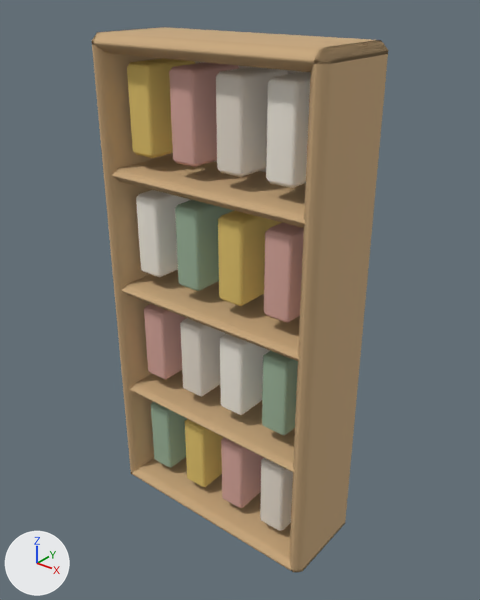
What one commit did to the glTF model iteam/miniprogram/package3d/assets/furniture/shelf.glb.
The view is the same before and after, from a 50 mm camera at (1.362, -1.652, 1.958) aimed at (0.018, 0.027, 0.917). Lighting does not change. The marker at lower left points along +X, +Y and +Z. The older version comes first. Where no turn or scale is listed for an object, it has been applied to the vertices.

The scene before the commit, as lines of its bpy script (objects in view):
```python
ob_book_0_0 = bpy.data.objects.new('book_0_0', me_立方体_036)
ob_book_0_0.location = (-0.3, 0.01, 0.24)
ob_book_0_1 = bpy.data.objects.new('book_0_1', me_立方体_037)
ob_book_0_1.location = (-0.11, 0.01, 0.24)
ob_book_0_2 = bpy.data.objects.new('book_0_2', me_立方体_038)
ob_book_0_2.location = (0.08, 0.01, 0.24)
ob_book_1_0 = bpy.data.objects.new('book_1_0', me_立方体_040)
ob_book_1_0.location = (-0.3, 0.01, 0.68)
ob_book_1_3 = bpy.data.objects.new('book_1_3', me_立方体_043)
ob_book_1_3.location = (0.27, 0.01, 0.68)
ob_book_2_1 = bpy.data.objects.new('book_2_1', me_立方体_045)
ob_book_2_1.location = (-0.11, 0.01, 1.12)
ob_book_2_2 = bpy.data.objects.new('book_2_2', me_立方体_046)
ob_book_2_2.location = (0.08, 0.01, 1.12)
ob_book_2_3 = bpy.data.objects.new('book_2_3', me_立方体_047)
ob_book_2_3.location = (0.27, 0.01, 1.12)
ob_book_3_3 = bpy.data.objects.new('book_3_3', me_立方体_051)
ob_book_3_3.location = (0.27, 0.01, 1.56)
# also in view: 'book_0_3' at (0.27, 0.01, 0.24); 'book_1_1' at (-0.11, 0.01, 0.68); 'book_1_2' at (0.08, 0.01, 0.68); 'top' at (0.0, 0.0, 1.77); 'book_3_1' at (-0.11, 0.01, 1.56)
```
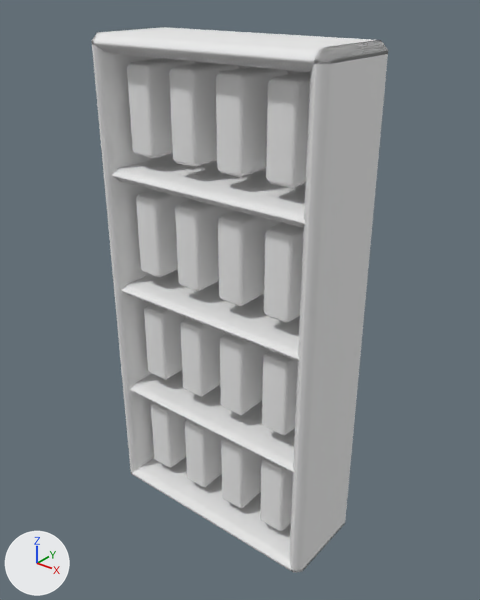
The change, as a list of edits to the scene's bpy script:
```text
Change me_立方体_036:
    where me_立方体_036.from_pydata(...)  # 24 vertices, 44 faces; spans x -0.055..0.055, y -0.12..0.12, z -0.15..0.15
    remove me_立方体_036.materials.append(mat_m_green)  # grey #9cb49a
    add me_立方体_036.materials.append(mat_whiteclay)  # white #eaeaea
Change me_立方体_037:
    where me_立方体_037.from_pydata(...)  # 24 vertices, 44 faces; spans x -0.055..0.055, y -0.12..0.12, z -0.15..0.15
    remove me_立方体_037.materials.append(mat_m_yellow)  # yellow #e3c46b
    add me_立方体_037.materials.append(mat_whiteclay)  # white #eaeaea
Change me_立方体_038:
    where me_立方体_038.from_pydata(...)  # 24 vertices, 44 faces; spans x -0.055..0.055, y -0.12..0.12, z -0.15..0.15
    remove me_立方体_038.materials.append(mat_m_clay)  # pink #d8a79c
    add me_立方体_038.materials.append(mat_whiteclay)  # white #eaeaea
Change me_立方体_040:
    where me_立方体_040.from_pydata(...)  # 24 vertices, 44 faces; spans x -0.055..0.055, y -0.12..0.12, z -0.15..0.15
    remove me_立方体_040.materials.append(mat_m_clay)  # pink #d8a79c
    add me_立方体_040.materials.append(mat_whiteclay)  # white #eaeaea
Change me_立方体_043:
    where me_立方体_043.from_pydata(...)  # 24 vertices, 44 faces; spans x -0.055..0.055, y -0.12..0.12, z -0.15..0.15
    remove me_立方体_043.materials.append(mat_m_green)  # grey #9cb49a
    add me_立方体_043.materials.append(mat_whiteclay)  # white #eaeaea
Change me_立方体_045:
    where me_立方体_045.from_pydata(...)  # 24 vertices, 44 faces; spans x -0.055..0.055, y -0.12..0.12, z -0.15..0.15
    remove me_立方体_045.materials.append(mat_m_green)  # grey #9cb49a
    add me_立方体_045.materials.append(mat_whiteclay)  # white #eaeaea
Change me_立方体_046:
    where me_立方体_046.from_pydata(...)  # 24 vertices, 44 faces; spans x -0.055..0.055, y -0.12..0.12, z -0.15..0.15
    remove me_立方体_046.materials.append(mat_m_yellow)  # yellow #e3c46b
    add me_立方体_046.materials.append(mat_whiteclay)  # white #eaeaea
Change me_立方体_047:
    where me_立方体_047.from_pydata(...)  # 24 vertices, 44 faces; spans x -0.055..0.055, y -0.12..0.12, z -0.15..0.15
    remove me_立方体_047.materials.append(mat_m_clay)  # pink #d8a79c
    add me_立方体_047.materials.append(mat_whiteclay)  # white #eaeaea
Change me_立方体_048:
    where me_立方体_048.from_pydata(...)  # 24 vertices, 44 faces; spans x -0.055..0.055, y -0.12..0.12, z -0.15..0.15
    remove me_立方体_048.materials.append(mat_m_yellow)  # yellow #e3c46b
    add me_立方体_048.materials.append(mat_whiteclay)  # white #eaeaea
Change me_立方体_049:
    where me_立方体_049.from_pydata(...)  # 24 vertices, 44 faces; spans x -0.055..0.055, y -0.12..0.12, z -0.15..0.15
    remove me_立方体_049.materials.append(mat_m_clay)  # pink #d8a79c
    add me_立方体_049.materials.append(mat_whiteclay)  # white #eaeaea
Change me_立方体_032:
    where me_立方体_032.from_pydata(...)  # 24 vertices, 44 faces; spans x -0.45..0.45, y -0.175..0.175, z -0.03..0.03
    remove me_立方体_032.materials.append(mat_m_wood)  # brown #c9a87c
    add me_立方体_032.materials.append(mat_whiteclay)  # white #eaeaea
Change me_立方体_033:
    where me_立方体_033.from_pydata(...)  # 24 vertices, 44 faces; spans x -0.42..0.42, y -0.16..0.16, z -0.023..0.023
    remove me_立方体_033.materials.append(mat_m_wood)  # brown #c9a87c
    add me_立方体_033.materials.append(mat_whiteclay)  # white #eaeaea
Change me_立方体_034:
    where me_立方体_034.from_pydata(...)  # 24 vertices, 44 faces; spans x -0.42..0.42, y -0.16..0.16, z -0.023..0.023
    remove me_立方体_034.materials.append(mat_m_wood)  # brown #c9a87c
    add me_立方体_034.materials.append(mat_whiteclay)  # white #eaeaea
Change me_立方体_035:
    where me_立方体_035.from_pydata(...)  # 24 vertices, 44 faces; spans x -0.42..0.42, y -0.16..0.16, z -0.023..0.023
    remove me_立方体_035.materials.append(mat_m_wood)  # brown #c9a87c
    add me_立方体_035.materials.append(mat_whiteclay)  # white #eaeaea
Change me_立方体_030:
    where me_立方体_030.from_pydata(...)  # 24 vertices, 44 faces; spans x -0.03..0.03, y -0.17..0.17, z -0.9..0.9
    remove me_立方体_030.materials.append(mat_m_wood)  # brown #c9a87c
    add me_立方体_030.materials.append(mat_whiteclay)  # white #eaeaea
Change me_立方体_029:
    where me_立方体_029.from_pydata(...)  # 24 vertices, 44 faces; spans x -0.03..0.03, y -0.17..0.17, z -0.9..0.9
    remove me_立方体_029.materials.append(mat_m_wood)  # brown #c9a87c
    add me_立方体_029.materials.append(mat_whiteclay)  # white #eaeaea
Change me_立方体_031:
    where me_立方体_031.from_pydata(...)  # 24 vertices, 44 faces; spans x -0.45..0.45, y -0.175..0.175, z -0.03..0.03
    remove me_立方体_031.materials.append(mat_m_wood)  # brown #c9a87c
    add me_立方体_031.materials.append(mat_whiteclay)  # white #eaeaea
```

Location of each change, (x1, y1, x2, y2) in pixels of the pictures (480 x 600 px):
'side_1', recoloured (brown to white)
    both: (289, 40, 388, 572)
'side_-1', recoloured (brown to white)
    both: (92, 28, 173, 473)
'top', recoloured (brown to white)
    both: (92, 27, 388, 72)
'divider_2', recoloured (brown to white)
    both: (112, 154, 306, 228)
'divider_1', recoloured (brown to white)
    both: (122, 270, 300, 361)
'bottom', recoloured (brown to white)
    both: (131, 457, 345, 573)
'divider_0', recoloured (brown to white)
    both: (130, 370, 295, 473)
'book_3_1', recoloured (lighter)
    both: (169, 62, 239, 167)
'book_2_2', recoloured (yellow to white)
    both: (218, 211, 282, 306)
'book_3_0', recoloured (yellow to white)
    both: (127, 58, 196, 158)
'book_2_1', recoloured (lighter)
    both: (175, 200, 234, 291)
'book_2_3', recoloured (lighter)
    both: (264, 223, 304, 323)
'book_1_3', recoloured (lighter)
    both: (262, 351, 298, 435)
'book_1_0', recoloured (lighter)
    both: (144, 304, 186, 380)
'book_0_2', recoloured (lighter)
    both: (221, 438, 264, 508)
'book_0_1', recoloured (yellow to white)
    both: (185, 419, 224, 487)
'book_0_0', recoloured (lighter)
    both: (151, 402, 187, 468)
